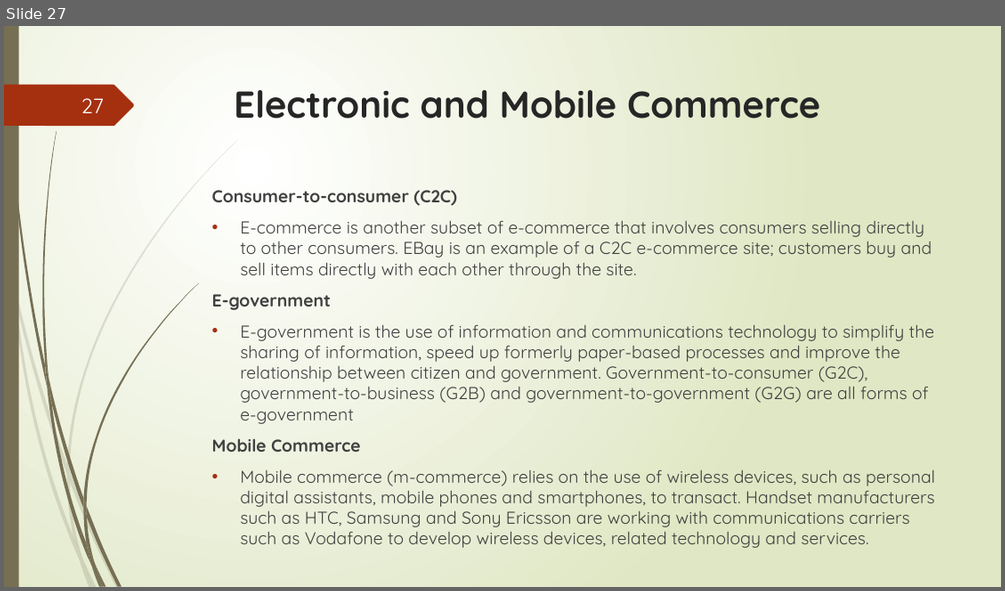
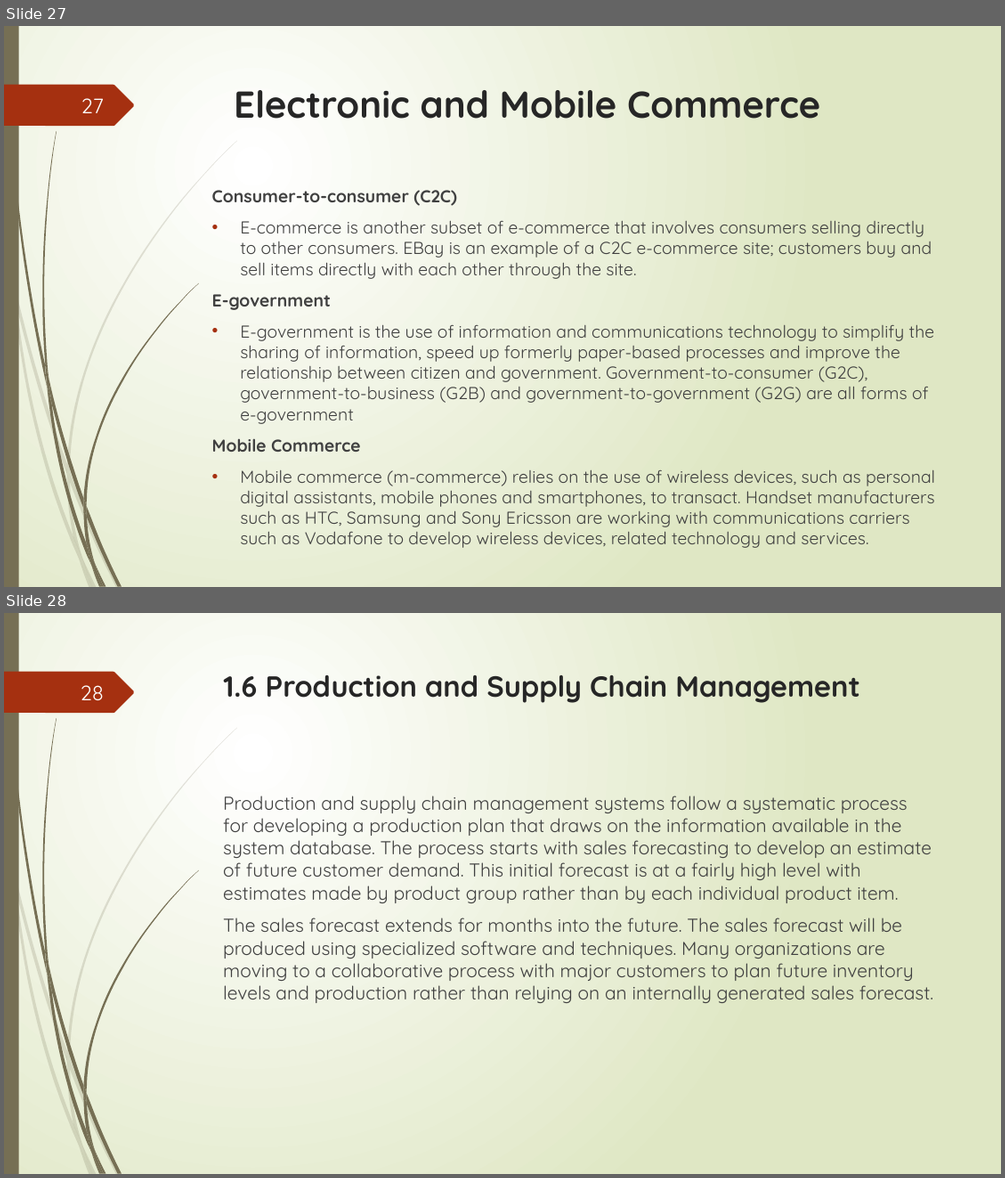
Before and after one commit to nqubekoh/IS622, a slide deck: 2. Operating Systems.pptx. Shown one above the other, each under a label of ours: slide 27 before the commit, slides 27 and 28 after it. The pictures are 1005x591 and 1005x1178 pixels, drawn with LibreOffice and Linux fonts; fonts in the diff are those of the drawing. Boxes give left, top, right and bottom in pixels: in the first picture for what was removed or moved away, otherwise in the second. Text is boxed around its words. In the diff, an @@ line names an element or a change of style, - is before the commit and + after.

```diff
--- a/2. Operating Systems.pptx
+++ b/2. Operating Systems.pptx
@@ slide 28 added at box(4, 613, 1001, 1174), background gradient #FFFFFF to #DFE8C4; not listed: 24 template elements that a slide beside it also shows @@
@@ page number added at box(81, 685, 104, 700), 20 pt, text #FEFFFF @@
+28
@@ title added at box(224, 675, 860, 703), 28 pt, text #262626, bold @@
+1.6 Production and Supply Chain Management
@@ text added at box(223, 795, 933, 1003), 18 pt, text #404040 @@
+Production and supply chain management systems follow a systematic process for developing a production plan that draws on the information available in the system database. The process starts with sales forecasting to develop an estimate of future customer demand. This initial forecast is at a fairly high level with estimates made by product group rather than by each individual product item.
+The sales forecast extends for months into the future. The sales forecast will be produced using specialized software and techniques. Many organizations are moving to a collaborative process with major customers to plan future inventory levels and production rather than relying on an internally generated sales forecast.
```
Also in this commit, not shown: 1 slide changed, 8 other slides added.
